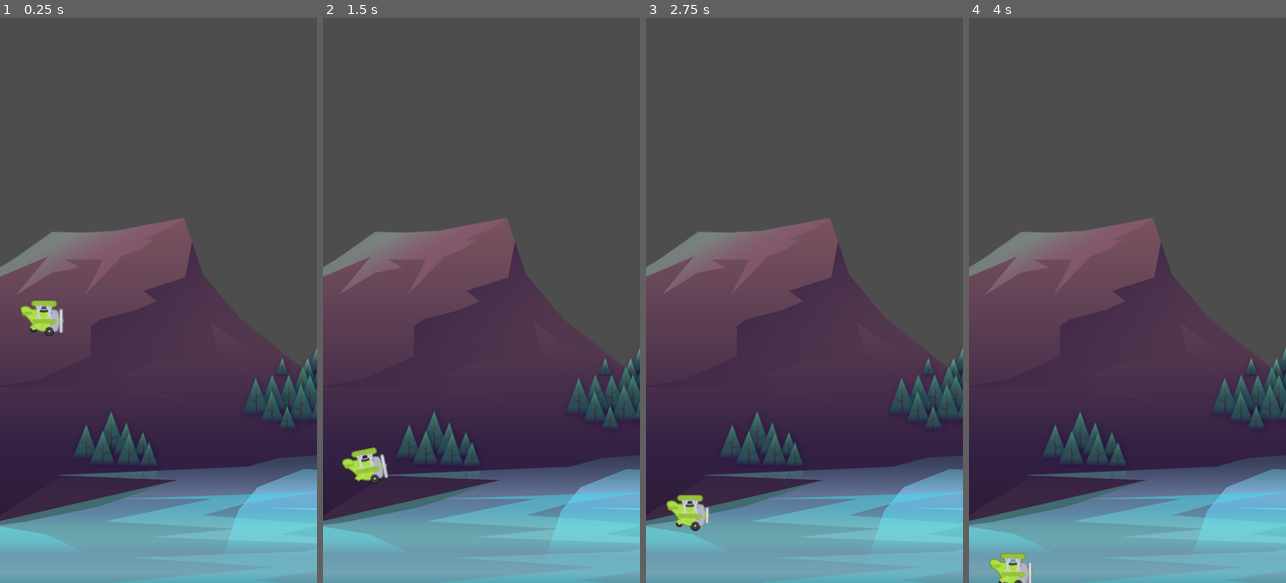
Above: before the commit, frames 1-4 (left to right).
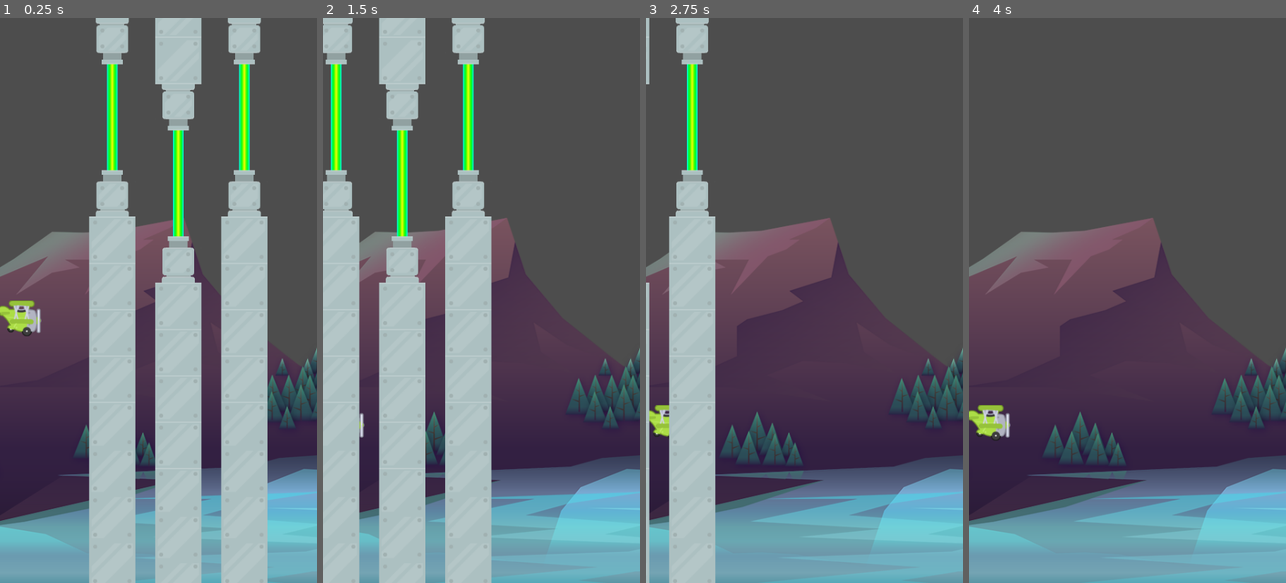
Above: after the commit, the same moments.

Repository: mogitdb/Tappy
Game: Godot game, scene res://scenes/game/game.tscn
Same seed, same stepped clock (60 frames per second), same inputs: the game is played once before the commit and once after it. The project has no main scene, so this scene is started directly.
Inputs:
- Up to frame 1 (0.25 s): no input
- Up to frame 2 (1.5 s): tap Space (fly) at 0.6, 1.35 s
- Up to frame 3 (2.75 s): tap Space (fly) at 2.1 s
- Up to frame 4 (4 s): tap Space (fly) at 2.85, 3.6 s

The runs differ from the first frame. In frame 1, 36% of the frame differs, in the area x 0-85%, y 0-100%; in frame 2, 33%; in frame 3, 13%; in frame 4, 1.1%.

Commit message:
Added Pipes
+Pipes move left
+Trigger die() call on body entry
+Trigger point on laser entry

Diff:
--- /dev/null
+++ b/Tappy/laser/laser.tscn
@@ -0,0 +1,16 @@
+[gd_scene load_steps=3 format=3 uid="uid://bhpqo55wijdg2"]
+
+[ext_resource type="Texture2D" uid="uid://d03yv86yqonfs" path="res://assets/pipes/laser2.png" id="1_4awgh"]
+
+[sub_resource type="RectangleShape2D" id="RectangleShape2D_83xxb"]
+size = Vector2(4.5, 192)
+
+[node name="Laser" type="Area2D"]
+
+[node name="Sprite2D" type="Sprite2D" parent="."]
+scale = Vector2(1, 8)
+texture = ExtResource("1_4awgh")
+
+[node name="CollisionShape2D" type="CollisionShape2D" parent="."]
+position = Vector2(13, 0)
+shape = SubResource("RectangleShape2D_83xxb")
--- /dev/null
+++ b/Tappy/pipe/pipe.tscn
@@ -0,0 +1,17 @@
+[gd_scene load_steps=3 format=3 uid="uid://bwoycn5dtdxwq"]
+
+[ext_resource type="Texture2D" uid="uid://c7lnpxusw7lr6" path="res://assets/pipes/pipe.png" id="1_dronk"]
+
+[sub_resource type="RectangleShape2D" id="RectangleShape2D_q3lqw"]
+size = Vector2(66, 582)
+
+[node name="Pipe" type="Area2D"]
+
+[node name="Sprite2D" type="Sprite2D" parent="."]
+texture = ExtResource("1_dronk")
+centered = false
+offset = Vector2(-35, 0)
+
+[node name="CollisionShape2D" type="CollisionShape2D" parent="."]
+position = Vector2(0, 339)
+shape = SubResource("RectangleShape2D_q3lqw")
--- /dev/null
+++ b/Tappy/pipes/pipes.gd
@@ -0,0 +1,27 @@
+extends Node2D
+
+
+# Called when the node enters the scene tree for the first time.
+func _ready():
+	pass # Replace with function body.
+
+
+# Called every frame. 'delta' is the elapsed time since the previous frame.
+func _process(delta):
+	position.x -= delta * 120.0
+
+
+func _on_screen_exited():
+	queue_free()
+
+
+func _on_laser_body_exited(body):
+	if body.is_in_group("player") == true:
+		print("Point Scored") # Replace with function body.
+
+
+func _on_pipe_body_entered(body):
+	if body.is_in_group("player") == true:
+		print("Plane Dead:", body)
+		if body.has_method("die") == true:
+			body.die()
--- /dev/null
+++ b/Tappy/pipes/pipes.tscn
@@ -0,0 +1,26 @@
+[gd_scene load_steps=4 format=3 uid="uid://lf8kjbmefjrg"]
+
+[ext_resource type="Script" path="res://pipes/pipes.gd" id="1_l1705"]
+[ext_resource type="PackedScene" uid="uid://bhpqo55wijdg2" path="res://laser/laser.tscn" id="1_t6iss"]
+[ext_resource type="PackedScene" uid="uid://bwoycn5dtdxwq" path="res://pipe/pipe.tscn" id="2_w5mbr"]
+
+[node name="Pipes" type="Node2D"]
+script = ExtResource("1_l1705")
+
+[node name="Laser" parent="." instance=ExtResource("1_t6iss")]
+
+[node name="Lower" parent="." instance=ExtResource("2_w5mbr")]
+position = Vector2(0, 80)
+
+[node name="Upper" parent="." instance=ExtResource("2_w5mbr")]
+position = Vector2(0, -80)
+rotation = 3.14159
+
+[node name="VisibleOnScreenNotifier2D" type="VisibleOnScreenNotifier2D" parent="."]
+position = Vector2(100, 0)
+rotation = -3.14159
+
+[connection signal="body_exited" from="Laser" to="." method="_on_laser_body_exited"]
+[connection signal="body_entered" from="Lower" to="." method="_on_pipe_body_entered"]
+[connection signal="body_entered" from="Upper" to="." method="_on_pipe_body_entered"]
+[connection signal="screen_exited" from="VisibleOnScreenNotifier2D" to="." method="_on_screen_exited"]
--- a/Tappy/scenes/game/game.tscn
+++ b/Tappy/scenes/game/game.tscn
@@ -1,8 +1,9 @@
-[gd_scene load_steps=4 format=3 uid="uid://jo5ard82o363"]
+[gd_scene load_steps=5 format=3 uid="uid://jo5ard82o363"]
 
 [ext_resource type="Texture2D" uid="uid://dh14t5vbkm0uc" path="res://assets/background/rocks_2.png" id="1_sni7q"]
 [ext_resource type="PackedScene" uid="uid://bl8cdmvfek7dl" path="res://scenes/plane/plane.tscn" id="2_cgt6r"]
 [ext_resource type="PackedScene" uid="uid://c2iinnomayp3e" path="res://scenes/barrier/barrier.tscn" id="3_8wck5"]
+[ext_resource type="PackedScene" uid="uid://lf8kjbmefjrg" path="res://pipes/pipes.tscn" id="4_6qky3"]
 
 [node name="Game" type="Node2D"]
 
@@ -11,10 +12,19 @@
 texture = ExtResource("1_sni7q")
 
 [node name="Plane" parent="." instance=ExtResource("2_cgt6r")]
-position = Vector2(64, 404)
+position = Vector2(30, 404)
 
 [node name="Barrier" parent="." instance=ExtResource("3_8wck5")]
 position = Vector2(0, 865)
 
 [node name="Barrier2" parent="." instance=ExtResource("3_8wck5")]
 position = Vector2(0, -26)
+
+[node name="Pipes" parent="." instance=ExtResource("4_6qky3")]
+position = Vector2(200, 150)
+
+[node name="Pipes2" parent="." instance=ExtResource("4_6qky3")]
+position = Vector2(300, 250)
+
+[node name="Pipes3" parent="." instance=ExtResource("4_6qky3")]
+position = Vector2(400, 150)
--- a/Tappy/scenes/plane/plane.tscn
+++ b/Tappy/scenes/plane/plane.tscn
@@ -60,7 +60,7 @@
 "power": SubResource("Animation_8icc0")
 }
 
-[node name="Plane" type="CharacterBody2D"]
+[node name="Plane" type="CharacterBody2D" groups=["player"]]
 script = ExtResource("1_w6lnt")
 
 [node name="AnimatedSprite2D" type="AnimatedSprite2D" parent="."]
